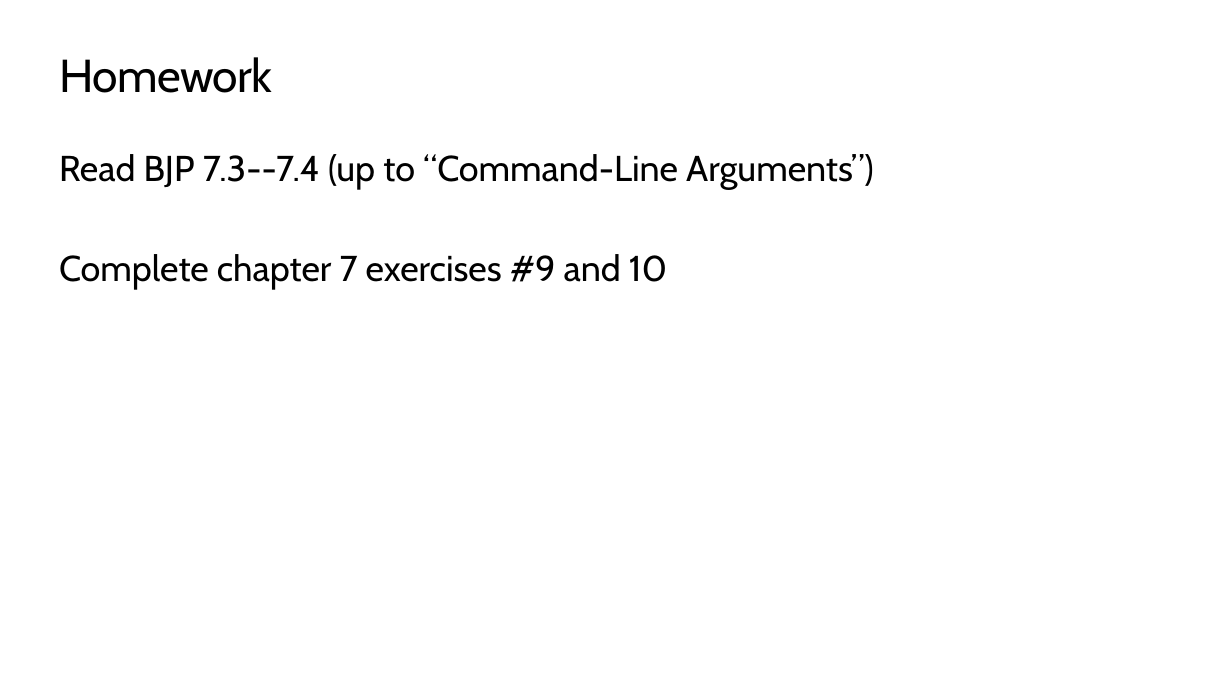
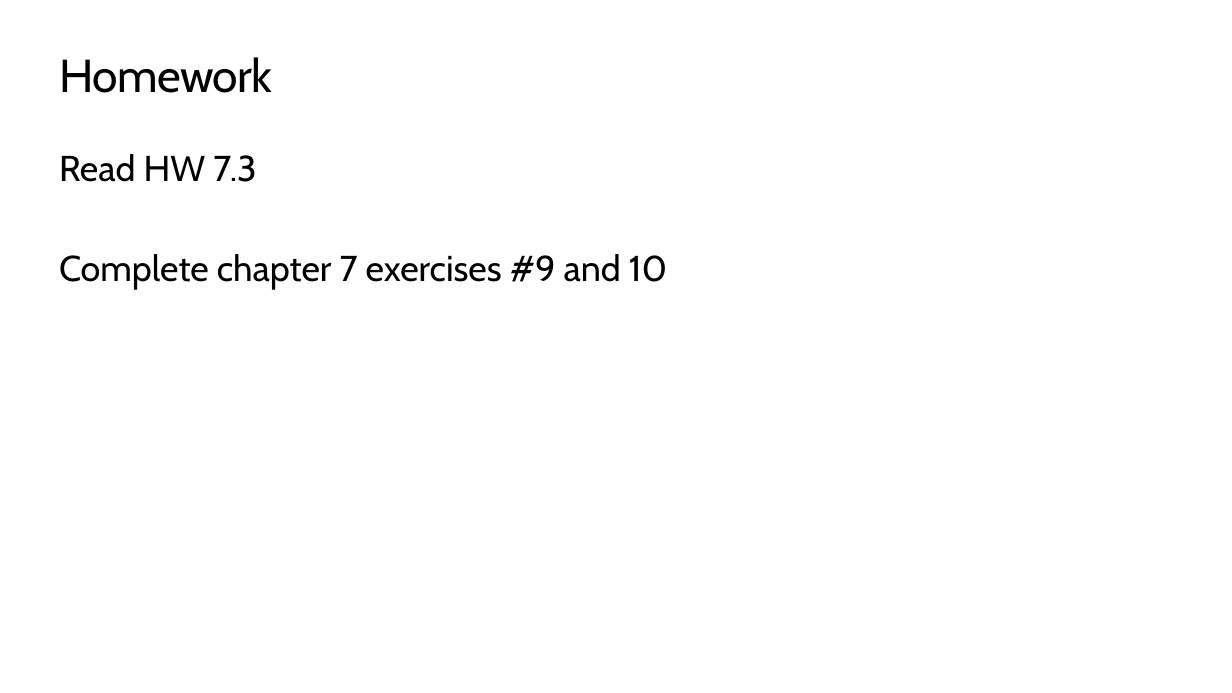
Before and after one commit to TEALSK12/apcsa-public, a slide deck: slide 46 of curriculum/Unit4/Unit4.pptx. Drawn at 1232x693 pixels with LibreOffice and Linux fonts; fonts in the diff are those of the drawing; background and template pictures are left out. Boxes give left, top, right and bottom in pixels: in the first picture for what was removed or moved away, otherwise in the second. Text is boxed around its words. In the diff, an @@ line names an element or a change of style, - is before the commit and + after.

```diff
--- a/curriculum/Unit4/Unit4.pptx
+++ b/curriculum/Unit4/Unit4.pptx
@@ text at bbox=[59, 154, 257, 182]: text changed @@
-Read BJP 7.3--7.4 (up to “Command-Line Arguments”)
+Read HW 7.3
```
Also in this commit, not shown: 10 other slides changed, 2 other files.
